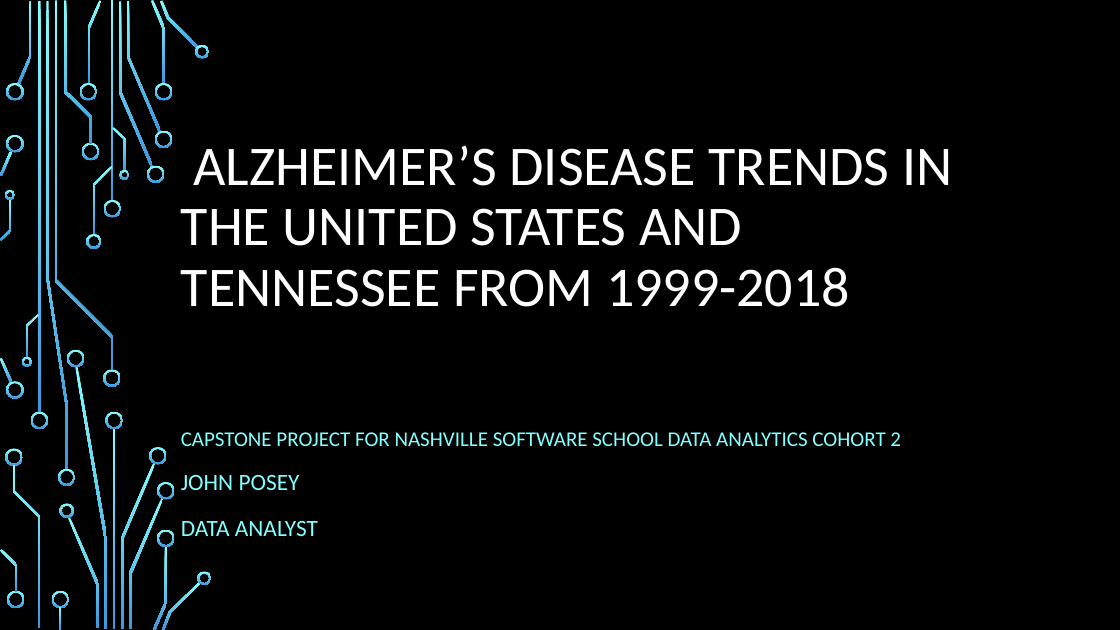
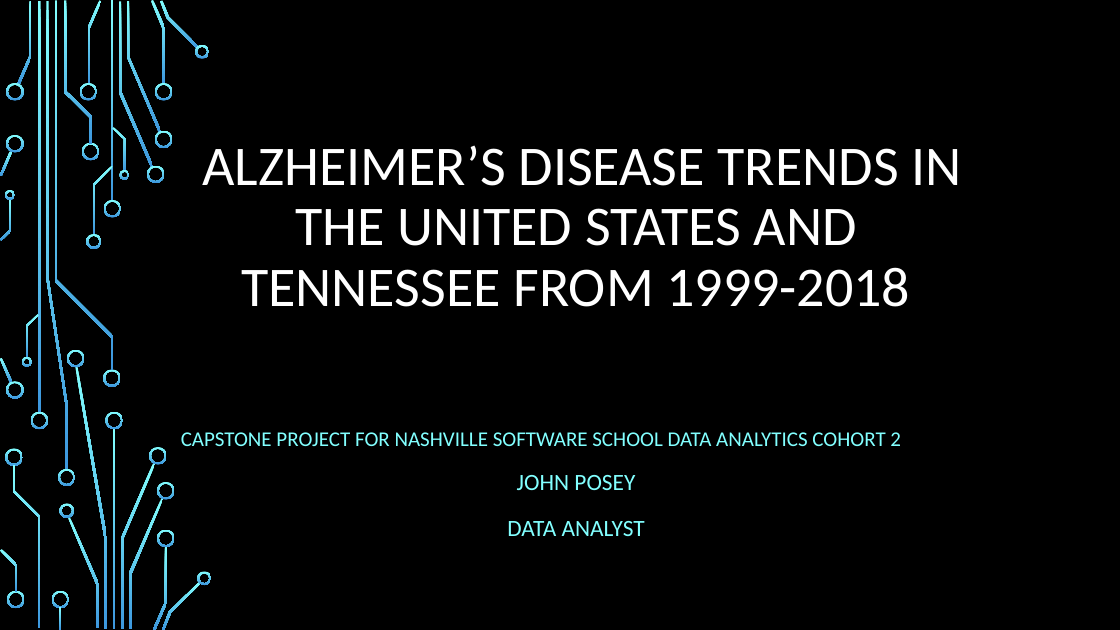
Before and after one commit to MrBardot/Trends-in-Alzheimers-Disease-Fatalities-in-the-United-States-and-Tennessee-from-1999-2018.-, a slide deck: slide 1 of Presentation/Alzheimer’s Disease Trends in the United States_v2.pptx. Drawn at 1120x630 pixels with LibreOffice and Linux fonts; fonts in the diff are those of the drawing; background and template pictures are left out. Boxes give left, top, right and bottom in pixels: in the first picture for what was removed or moved away, otherwise in the second. Text is boxed around its words. In the diff, an @@ line names an element or a change of style, - is before the commit and + after.

```diff
--- a/Presentation/Alzheimer’s Disease Trends in the United States_v2.pptx
+++ b/Presentation/Alzheimer’s Disease Trends in the United States_v2.pptx
@@ title "ALZHEIMER’S DISEASE TRENDS IN THE ..." at (203, 145, 961, 307): alignment left to centre @@
@@ subtitle at (507, 475, 645, 536): alignment left to centre @@
```
Also in this commit, not shown: 1 slide added.
